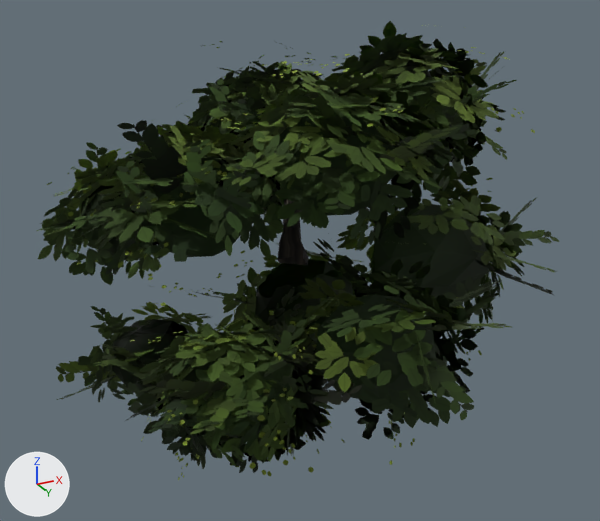
The glTF model unity/Assets/Overrides/Features/CrePlant02.glb as it was, and as the next commit left it.
Rendered twice from a camera (50 mm lens) standing at (2.14, -4.21, -1.96) and looking at (0.02, 0.04, -0.05). Every picture has the same lights, and +X, +Y and +Z are marked at lower left. The older version comes first. Vertices at exactly the same position are counted once.

Objects in the first picture: 'CrePlant02_leaves'.
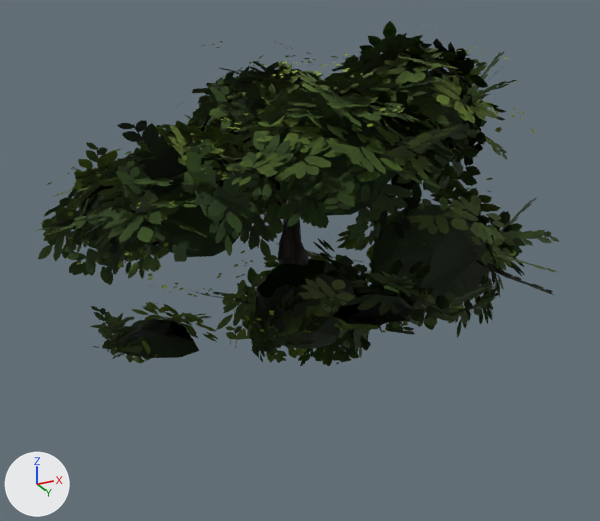
Boxes (x1, y1, x2, y2) around the edits, measured in the pictures (600 x 521 px; the box of a moved part takes in the faces that stretch with it):
'CrePlant02_leaves', reshaped (25% shorter): before (36, 21, 559, 480); after (36, 21, 559, 366)
part 1 of me_creplant02_leaves, deleted (green): before (56, 309, 513, 480)
part 2 of me_creplant02_leaves, moved or reshaped: before (78, 270, 499, 406); after (90, 270, 499, 366)

What changed in the scene script:
```text
Change me_creplant02_leaves:
    used by ob_creplant02_leaves; location = (0.0, 0.0, 0.0)
    remove me_creplant02_leaves.from_pydata(...)  # 3852 vertices, 2758 faces; spans x -1.83..1.54, y -1.5..1.35, z -1.47..1.49
    add me_creplant02_leaves.from_pydata(...)  # 3273 vertices, 2399 faces; spans x -1.69..1.54, y -1.5..1.35, z -0.47..1.49
    me_creplant02_leaves part 1: 143 loose pieces with 602 vertices, spanning x -1.83..1.3, y -1.01..0.67, z -1.47..-0.47, are deleted
    me_creplant02_leaves part 2: 46 vertices moved from x -1.59..1.13, y -0.46..0.91, z -0.92..-0.48 to x -1.52..1.03, y -0.29..0.86, z -0.47; 126 vertices removed from x -1.51..1.17, y -0.86..1.13, z -0.98..-0.47; 149 vertices added at x -1.4..1.18, y -0.89..1.13, z -0.47
```
